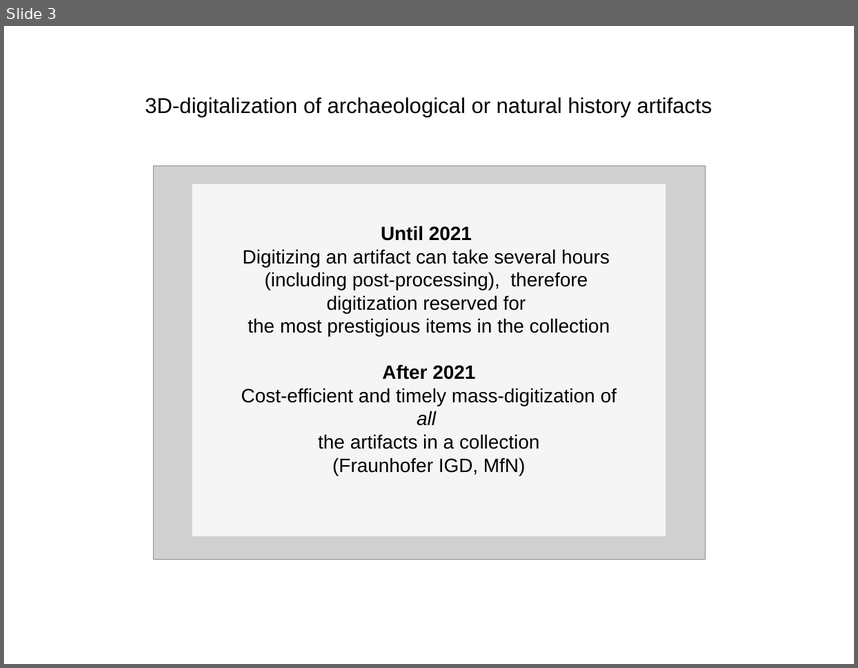
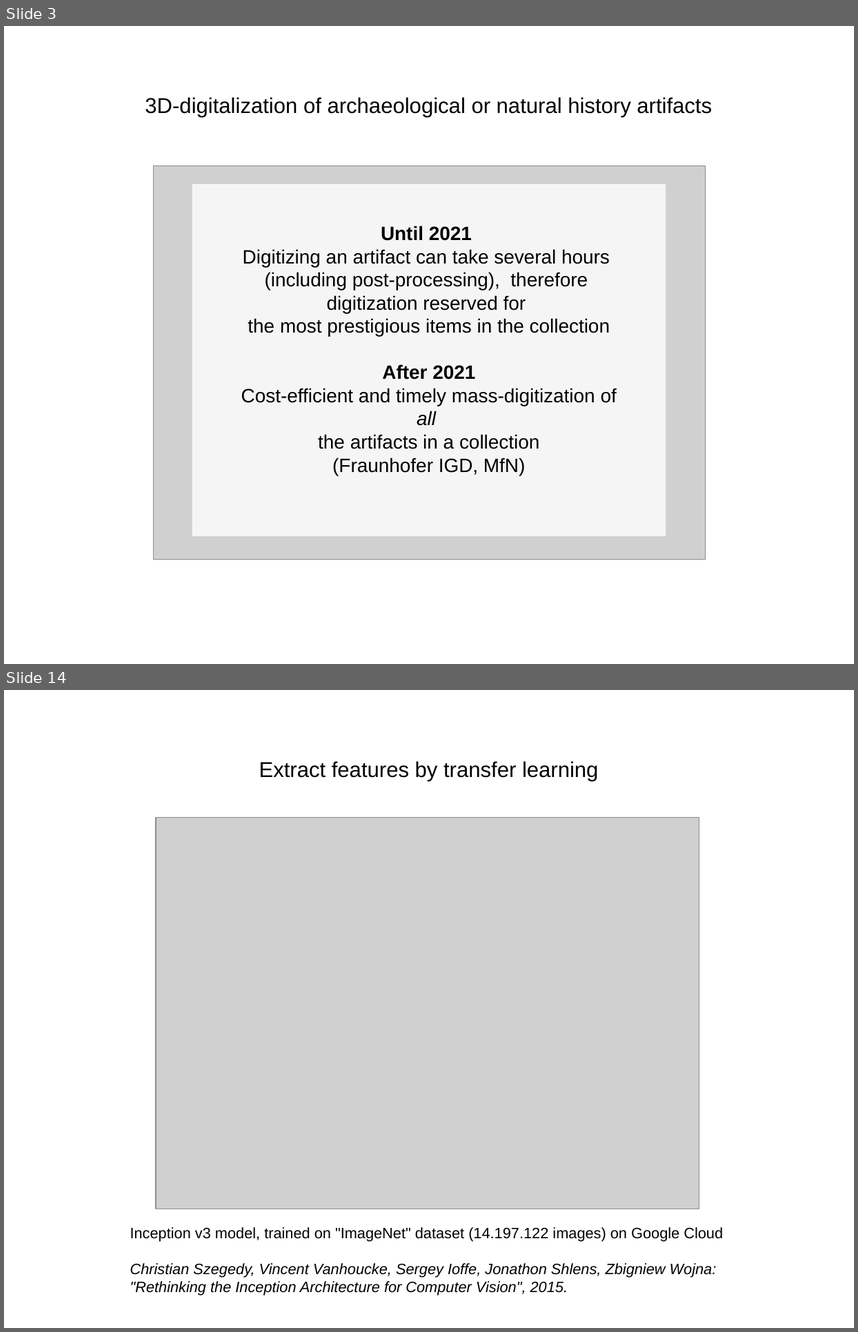
Before and after one commit to aot29/pottery_classifier, a slide deck: Paper/Presentation.odp. Shown one above the other, each under a label of ours: slide 3 before the commit, slides 3 and 14 after it; the slides between them are not shown. The pictures are 858x668 and 858x1332 pixels, drawn with LibreOffice and Linux fonts; fonts in the diff are those of the drawing; grey boxes stand for pictures. Boxes give left, top, right and bottom in pixels: in the first picture for what was removed or moved away, otherwise in the second. Text is boxed around its words. In the diff, an @@ line names an element or a change of style, - is before the commit and + after.

Commit message:
Presentation up to transfer learning

```diff
--- a/Paper/Presentation.odp
+++ b/Paper/Presentation.odp
@@ slide 14 added at bbox=[4, 690, 854, 1328], background #FFFFFF @@
@@ title added at bbox=[259, 761, 598, 781], 20 pt, text #000000 @@
+Extract features by transfer learning
@@ picture added at bbox=[156, 817, 700, 1208] @@
@@ text added at bbox=[130, 1227, 723, 1295], 14 pt, text #000000, italic @@
+Inception v3 model, trained on "ImageNet" dataset (14.197.122 images) on Google Cloud
+Christian Szegedy, Vincent Vanhoucke, Sergey Ioffe, Jonathon Shlens, Zbigniew Wojna:
+"Rethinking the Inception Architecture for Computer Vision", 2015.
```
Also in this commit, not shown: 1 slide changed, 9 other slides added, 17 other files.
